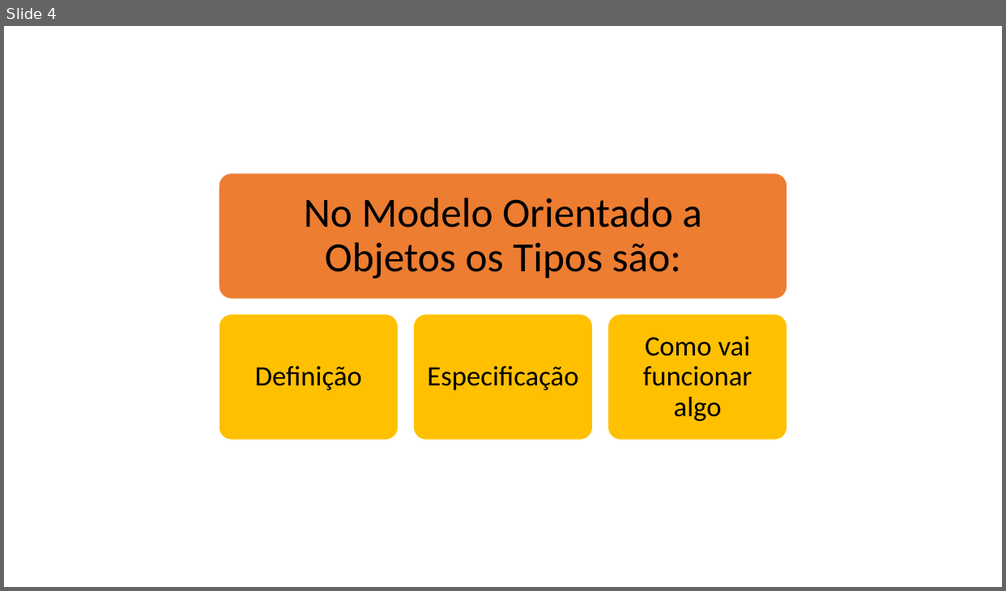
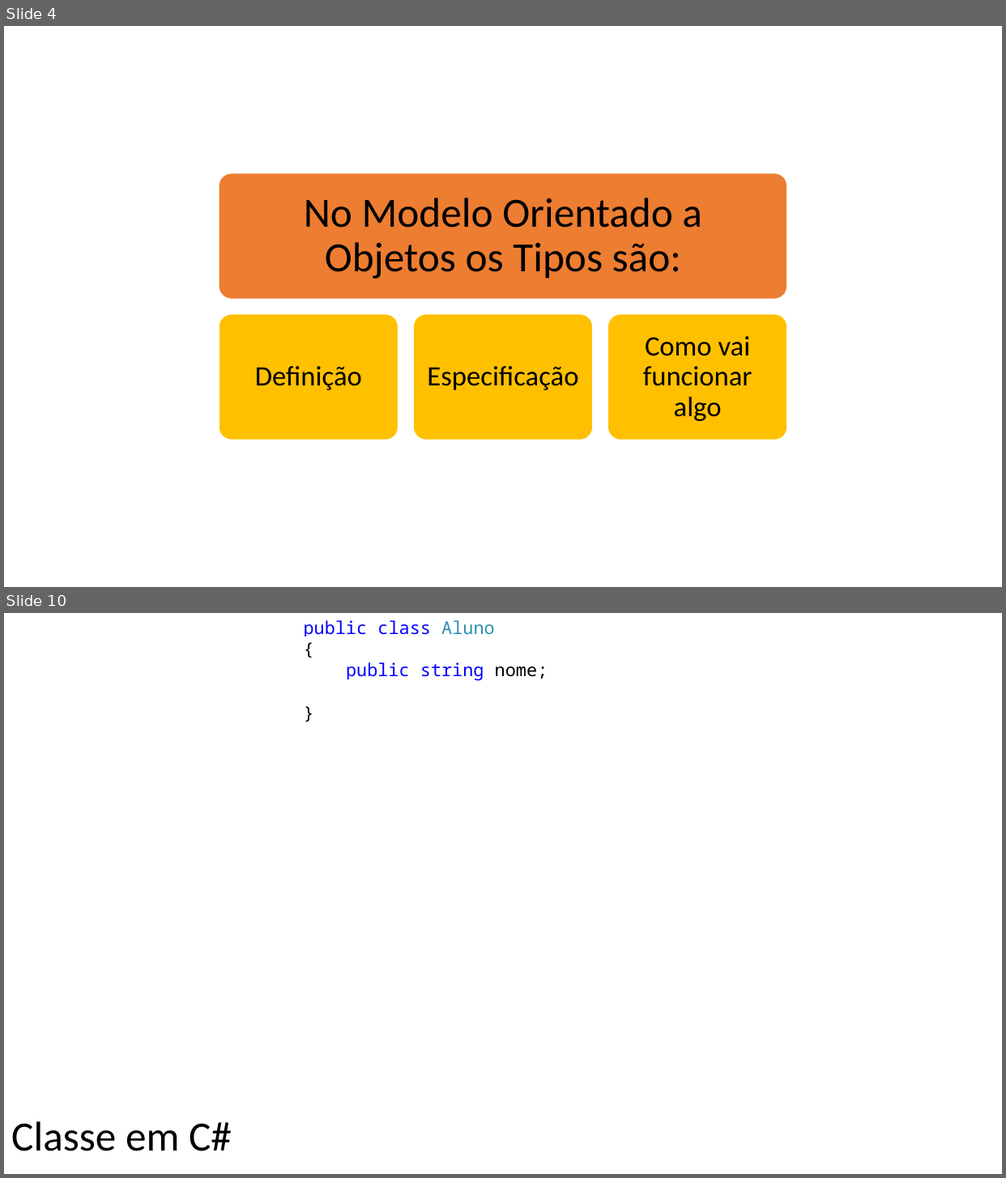
Before and after one commit to AlexandreRech/Terceira-Fase-POO-2017, a slide deck: Material/Unidade 2/Unidade 2 - Resumido.pptx. Shown one above the other, each under a label of ours: slide 4 before the commit, slides 4 and 10 after it; the slides between them are not shown. The pictures are 1006x591 and 1006x1178 pixels, drawn with LibreOffice and Linux fonts; fonts in the diff are those of the drawing. Boxes give left, top, right and bottom in pixels: in the first picture for what was removed or moved away, otherwise in the second. Text is boxed around its words. In the diff, an @@ line names an element or a change of style, - is before the commit and + after.

```diff
--- a/Material/Unidade 2/Unidade 2 - Resumido.pptx
+++ b/Material/Unidade 2/Unidade 2 - Resumido.pptx
@@ slide 10 added at bbox=[4, 613, 1002, 1174], background #FFFFFF @@
@@ text added at bbox=[304, 620, 548, 681], 17 pt, text #0000FF @@
+public class Aluno
+{
+public string nome;
+}
@@ text added at bbox=[11, 1122, 232, 1152], 40 pt, text #000000 @@
+Classe em C#
```
Also in this commit, not shown: 4 slides changed, 21 other slides added, 5 other files.
